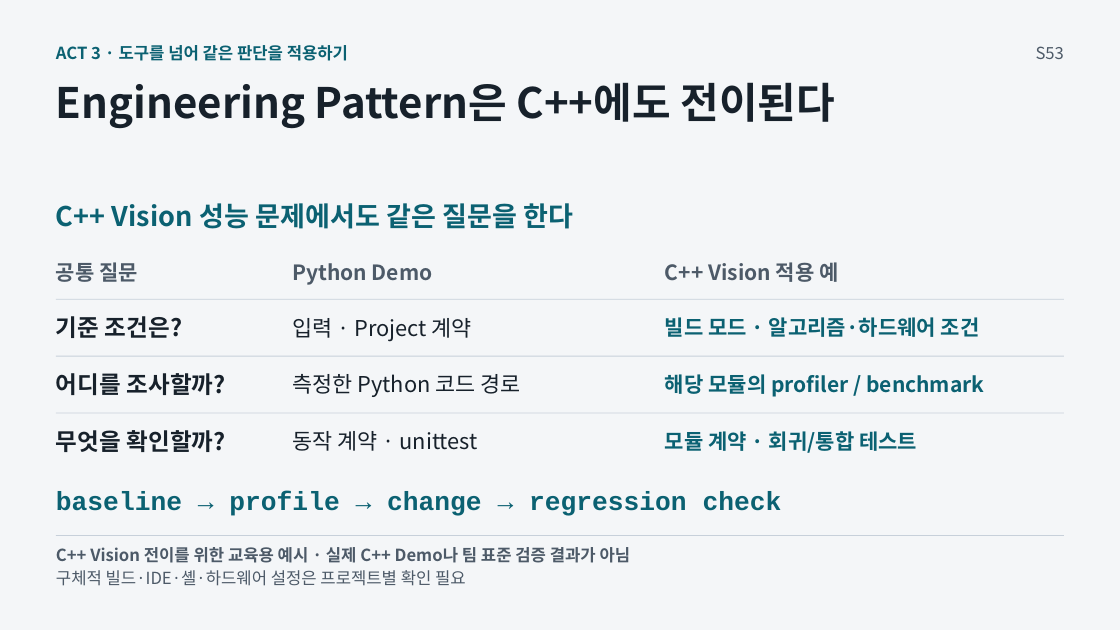
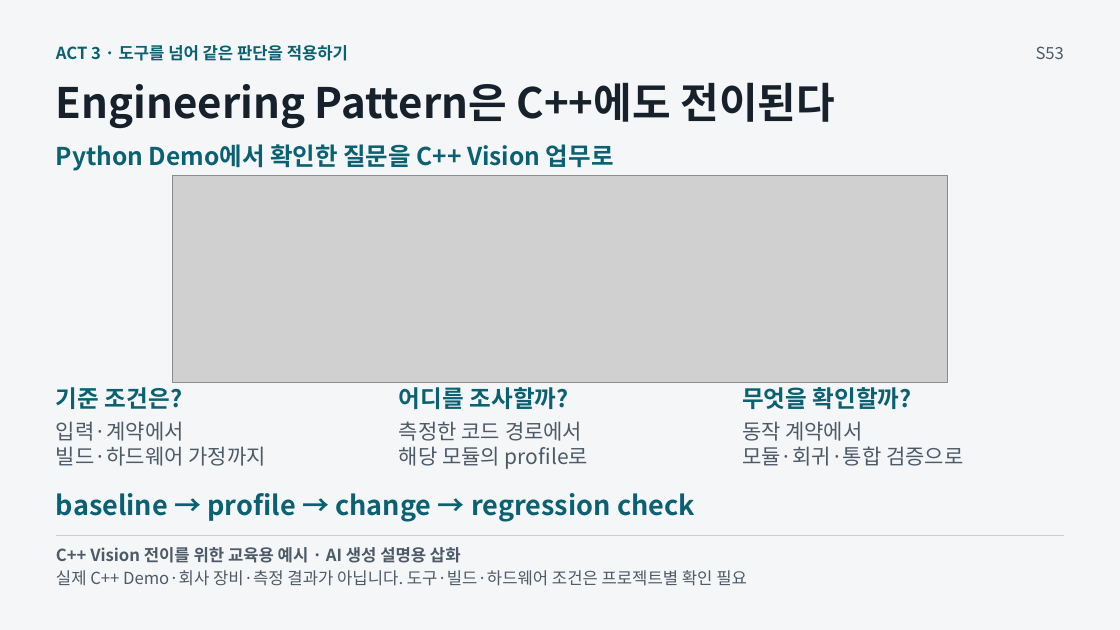
Before and after one commit to GideokKim/ai-dev-training, a slide deck: slide 53 of production/AI_Dev_Training_Full.pptx. Drawn at 1120x630 pixels with LibreOffice and Linux fonts; fonts in the diff are those of the drawing; grey boxes stand for pictures. Boxes give left, top, right and bottom in pixels: in the first picture for what was removed or moved away, otherwise in the second. Text is boxed around its words. In the diff, an @@ line names an element or a change of style, - is before the commit and + after.

Commit message:
feat(slides): integrate four illustrated slides into full deck
Apply the approved image pilot and expand S72 text boxes so the production
deck matches the reviewed direction without changing story or claim scope.

```diff
--- a/production/AI_Dev_Training_Full.pptx
+++ b/production/AI_Dev_Training_Full.pptx
@@ text at (56, 144, 614, 171): text changed; size 23.2 to 21 pt @@
-C++ Vision 성능 문제에서도 같은 질문을 한다
+Python Demo에서 확인한 질문을 C++ Vision 업무로
@@ picture added at (173, 176, 948, 382) @@
@@ text removed at (56, 262, 138, 282) @@
-공통 질문
@@ text removed at (292, 263, 433, 285) @@
-Python Demo
@@ text removed at (665, 262, 838, 282) @@
-C++ Vision 적용 예
@@ line removed from (56, 299) to (1065, 299) @@
@@ text removed at (292, 318, 472, 342) @@
-입력 · Project 계약
@@ text removed at (665, 317, 980, 337) @@
-빌드 모드 · 알고리즘·하드웨어 조건
@@ line removed from (56, 356) to (1065, 356) @@
@@ text "기준 조건은?": place and size @@
-text "기준 조건은?" at (56, 316, 182, 338)
+text "기준 조건은?" at (56, 387, 182, 409)
@@ text "어디를 조사할까?": place and size @@
-text "어디를 조사할까?" at (56, 373, 226, 395)
+text "어디를 조사할까?" at (399, 387, 569, 409)
@@ text removed at (665, 374, 984, 397) @@
-해당 모듈의 profiler / benchmark
@@ text colour #17212B to #0B6172 in 3 elements at (56, 387, 182, 409), (399, 387, 569, 409), (742, 387, 912, 409) @@
@@ text "무엇을 확인할까?": place and size @@
-text "무엇을 확인할까?" at (56, 430, 226, 452)
+text "무엇을 확인할까?" at (742, 387, 912, 409)
@@ line removed from (56, 413) to (1065, 413) @@
@@ text added at (56, 421, 265, 466), 18 pt, text #4D5A68 @@
+입력·계약에서
+빌드·하드웨어 가정까지
@@ text removed at (292, 431, 477, 451) @@
-동작 계약 · unittest
@@ text at (399, 421, 588, 469): text changed; size 18.8 to 18 pt; text colour #17212B to #4D5A68 @@
-측정한 Python 코드 경로
+측정한 코드 경로에서
+해당 모듈의 profile로
@@ text at (742, 421, 963, 466): text changed; text colour #0B6172 to #4D5A68; bold off @@
-모듈 계약 · 회귀/통합 테스트
+동작 계약에서
+모듈·회귀·통합 검증으로
@@ text "baseline → profile → change ..." at (56, 493, 695, 522): size 22.5 to 23.2 pt, font Courier New to Noto Sans CJK KR @@
@@ text at (56, 547, 461, 563): text changed @@
-C++ Vision 전이를 위한 교육용 예시 · 실제 C++ Demo나 팀 표준 검증 결과가 아님
+C++ Vision 전이를 위한 교육용 예시 · AI 생성 설명용 삽화
@@ text at (56, 570, 747, 586): text changed @@
-구체적 빌드·IDE·셸·하드웨어 설정은 프로젝트별 확인 필요
+실제 C++ Demo·회사 장비·측정 결과가 아닙니다. 도구·빌드·하드웨어 조건은 프로젝트별 확인 필요
```
Also in this commit, not shown: 3 other slides changed, 25 other files.
